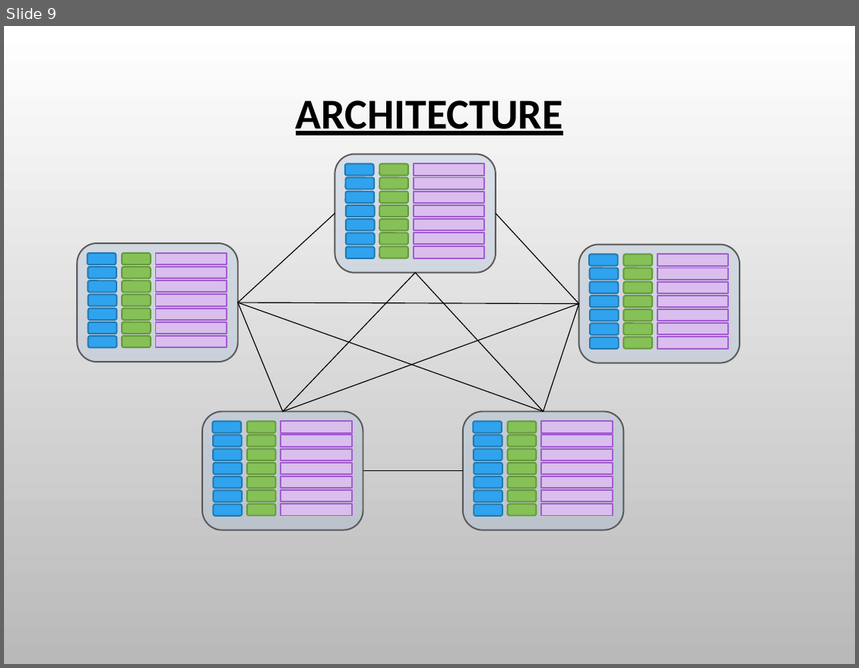
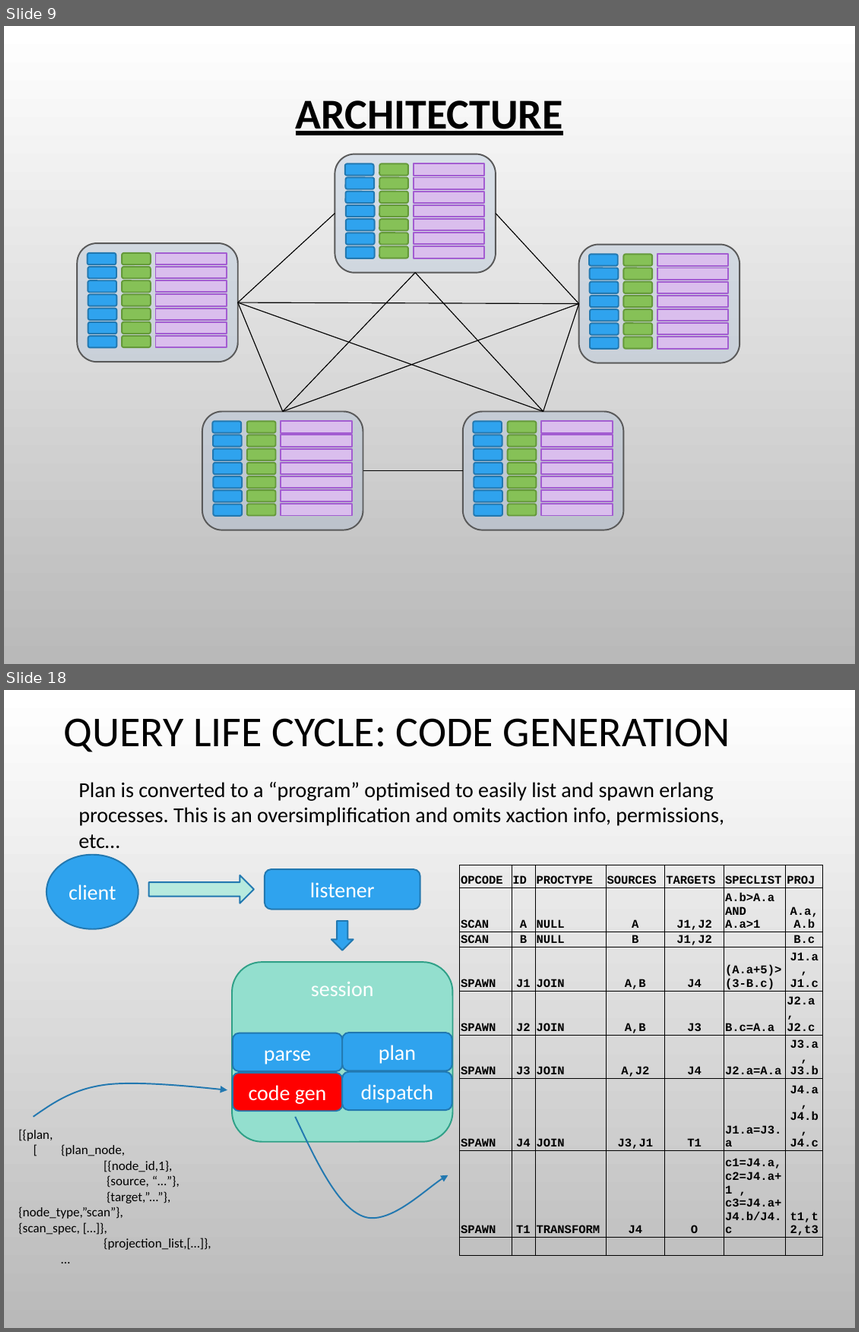
Before and after one commit to charlesduffy/erlysql, a slide deck: doc/Pitch1.pptx. Shown one above the other, each under a label of ours: slide 9 before the commit, slides 9 and 18 after it; the slides between them are not shown. The pictures are 859x668 and 859x1332 pixels, drawn with LibreOffice and Linux fonts; fonts in the diff are those of the drawing; background and template pictures are left out. Boxes give left, top, right and bottom in pixels: in the first picture for what was removed or moved away, otherwise in the second. Text is boxed around its words. In the diff, an @@ line names an element or a change of style, - is before the commit and + after.

```diff
--- a/doc/Pitch1.pptx
+++ b/doc/Pitch1.pptx
@@ slide 18 added at [4,690,855,1328], background picture (left out) @@
@@ title added at [64,718,731,752], 36 pt, text #000000 @@
+QUERY LIFE CYCLE: CODE GENERATION
@@ text added at [78,782,724,826], 18 pt, text #000000 @@
+Plan is converted to a “program” optimised to easily list and spawn erlang processes. This is an oversimplification and omits xaction info, permissions, etc…
@@ ellipse added at [47,855,139,930], fill #2FA3EE, outline #2379B0 1.25 pt, 18 pt, text #FFFFFF @@
+client
@@ rounded rectangle added at [265,869,420,910], fill #2FA3EE, outline #2379B0 1.25 pt, 18 pt, text #FFFFFF @@
+listener
@@ table added at [459,866,823,1255], 9 rows, 7 columns @@
+OPCODE | ID | PROCTYPE | SOURCES | TARGETS | SPECLIST | PROJ
+SCAN | A | NULL | A | J1,J2 | A.b>A.a AND A.a>1 | A.a,A.b
+SCAN | B | NULL | B | J1,J2 |  | B.c
+SPAWN | J1 | JOIN | A,B | J4 | (A.a+5)>(3-B.c) | J1.a, J1.c
+SPAWN | J2 | JOIN | A,B | J3 | B.c=A.a | J2.a , J2.c
+SPAWN | J3 | JOIN | A,J2 | J4 | J2.a=A.a | J3.a , J3.b
+SPAWN | J4 | JOIN | J3,J1 | T1 | J1.a=J3.a | J4.a , J4.b , J4.c
+SPAWN | T1 | TRANSFORM | J4 | O | c1=J4.a, c2=J4.a+1 , c3=J4.a+J4.b/J4.c | t1,t2,t3
+ |  |  |  |  |  | 
@@ right arrow added at [148,875,253,904], fill #B7EADE, outline #2379B0 1.25 pt @@
@@ down arrow added at [332,921,354,951], fill #2FA3EE, outline #2379B0 1.25 pt @@
@@ rounded rectangle added at [232,962,452,1142], fill #93DFCE, outline #2FA087 1.25 pt, 18 pt, text #FFFFFF @@
+session
@@ rounded rectangle added at [233,1033,343,1072], fill #2FA3EE, outline #2379B0 1.25 pt, 18 pt, text #FFFFFF @@
+parse
@@ rounded rectangle added at [343,1033,452,1072], fill #2FA3EE, outline #2379B0 1.25 pt, 18 pt, text #FFFFFF @@
+plan
@@ rounded rectangle added at [233,1073,343,1111], fill #FF0000, outline #2379B0 1.25 pt, 18 pt, text #FFFFFF @@
+code gen
@@ rounded rectangle added at [343,1072,452,1110], fill #2FA3EE, outline #2379B0 1.25 pt, 18 pt, text #FFFFFF @@
+dispatch
@@ freeform shape added at [33,1084,227,1117], outline #2379B0 1.25 pt @@
@@ freeform shape added at [295,1117,449,1219], outline #2379B0 1.25 pt @@
@@ text added at [18,1129,211,1250], 11 pt, text #000000 @@
+[{plan,
+[ {plan_node,
+[{node_id,1},
+{source, “…”},
+{target,”...”}, {node_type,”scan”}, {scan_spec, […]},
+{projection_list,[…]},
+…
```
Also in this commit, not shown: 12 slides changed, 8 other slides added, 9 slides removed, 1 other file.
